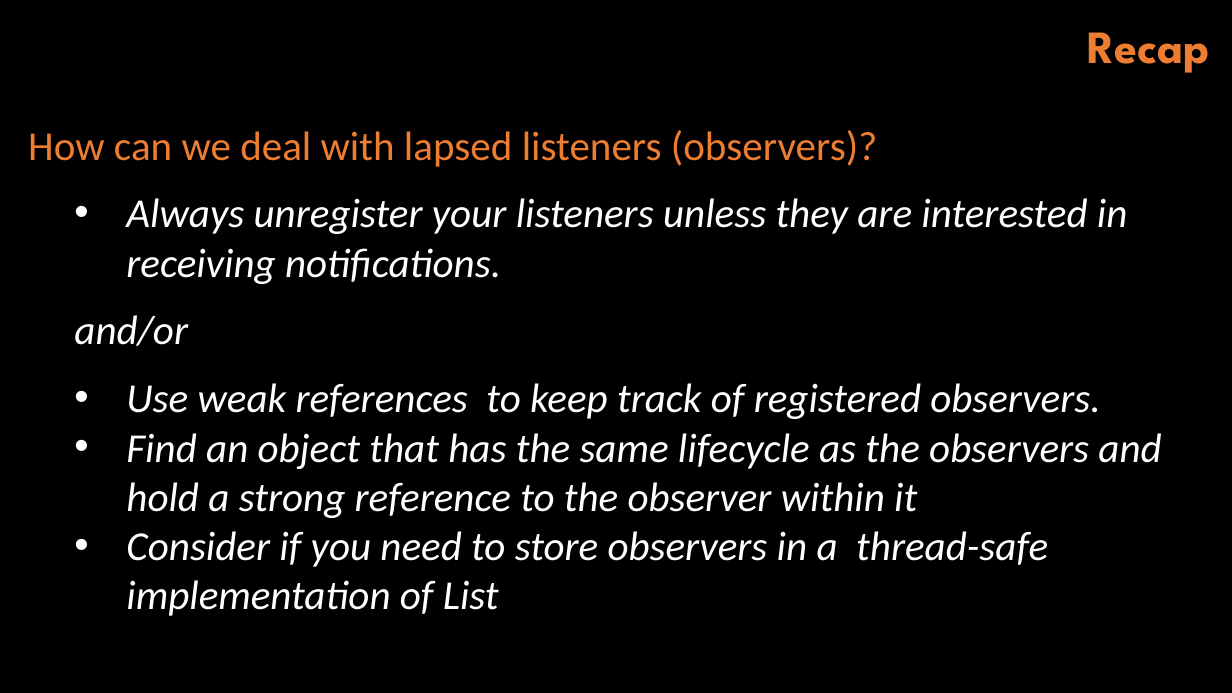
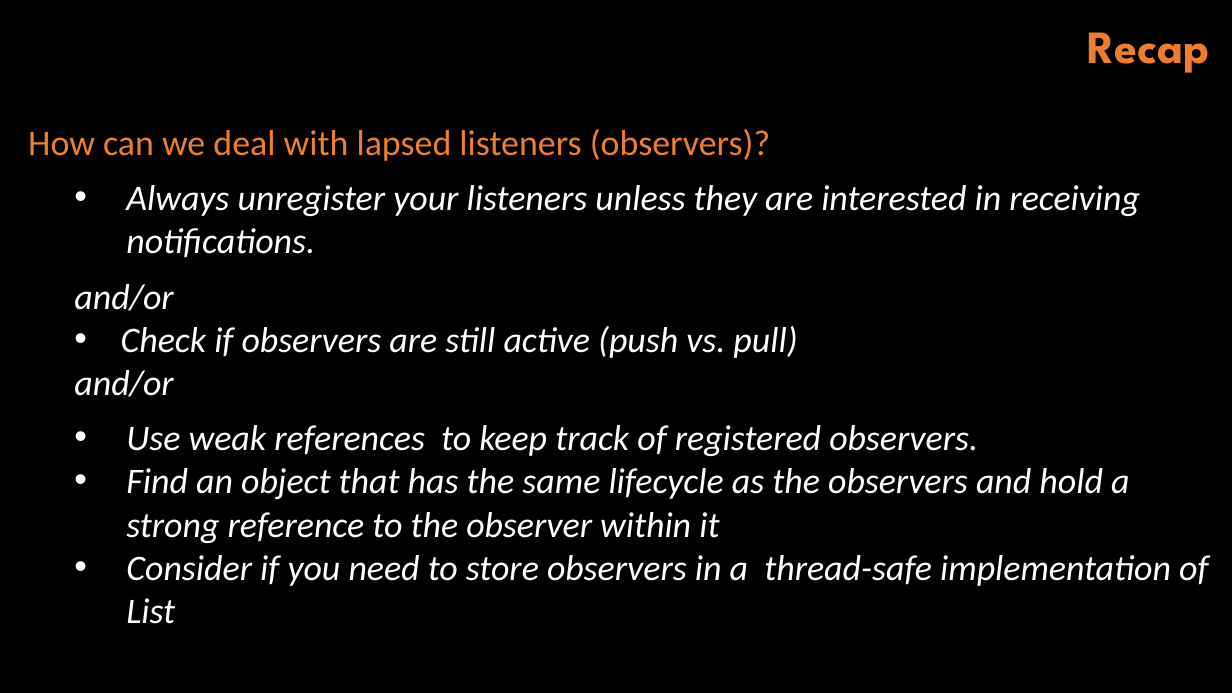
Before and after one commit to szabogabriel/DesignPatterns, a slide deck: slide 43 of Presentations/08 - Design Patterns - References.pptx (slide 42 before the commit). Drawn at 1232x693 pixels with LibreOffice and Linux fonts; fonts in the diff are those of the drawing; background and template pictures are left out. Boxes give left, top, right and bottom in pixels: in the first picture for what was removed or moved away, otherwise in the second. Text is boxed around its words. In the diff, an @@ line names an element or a change of style, - is before the commit and + after.

Commit message:
Strong + soft + weak + phantom references

```diff
--- a/Presentations/08 - Design Patterns - References.pptx
+++ b/Presentations/08 - Design Patterns - References.pptx
@@ text at <box>28,129,1208,624</box>: size 32 to 28 pt in "How can we deal with lapsed listeners ...", "Always unregister your listeners unless they are ...", "and/or", "Use weak references to keep track of ..." and 2 more places @@
@@ text at <box>74,284,797,358</box>: paragraphs added @@
+  and/or
+  • Check if observers are still active (push vs. pull)
```
Also in this commit, not shown: 3 other slides changed, 1 slide added, 7 other files.
